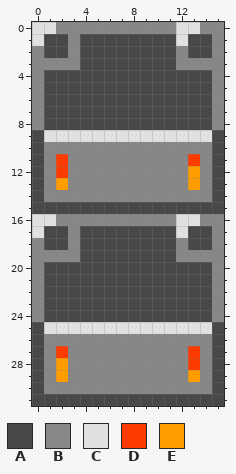
File history of a pixel-art sprite, textures/blocks/blast_furnace_back_on.png. Above, as it was before the edit.
The file is 16x32 pixels.
Palette (. is transparent): A #494848  B #888788  C #e0e0e0  D #fc3b00  E #ff9d00
Once edited:
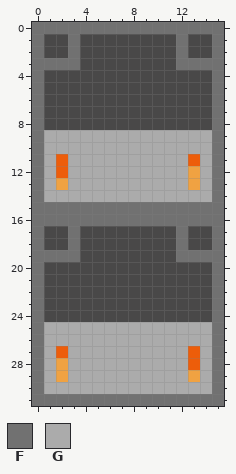
Colours new in this view: F #717171  G #ababab
Edits made:
Colour D changes from #fc3b00 to #ed5d0a.
Colour E changes from #ff9d00 to #f0a242.
The author changed colour A to colour F in rows 9 to 14 at x 0 and 15; in row 15 at x 0 to 15; in rows 25 to 30 at x 0 and 15; in row 31 at x 0 to 15.
The author changed colour B to colour F in row 0 at x 2 to 11 and 14 to 15; in row 1 at x 3 and 15; in row 2 at x 0, 3, 12 and 15; in row 3 at x 0 to 3 and 12 to 15; in rows 4 to 8 at x 0 and 15; in row 16 at x 2 to 11 and 14 to 15.
The author changed colour B to colour F in row 17 at x 3 and 15; in row 18 at x 0, 3, 12 and 15; in row 19 at x 0 to 3 and 12 to 15; in rows 20 to 24 at x 0 and 15.
The author changed colour C to colour F in row 0 at x 0 to 1 and 12 to 13; in row 1 at x 0 and 12; in row 16 at x 0 to 1 and 12 to 13; in row 17 at x 0 and 12.
The author changed colour B to colour G in row 10 at x 1 to 14; in rows 11 to 13 at x 1, 3 to 12 and 14; in row 14 at x 1 to 14; in row 26 at x 1 to 14; in rows 27 to 29 at x 1, 3 to 12 and 14; in row 30 at x 1 to 14.
The author changed colour C to colour G in row 9 at x 1 to 14; in row 25 at x 1 to 14.
Changed places in both pictures, as pixel boxes (x1, y1, x2, y2):
changed: (32, 22, 224, 406)
